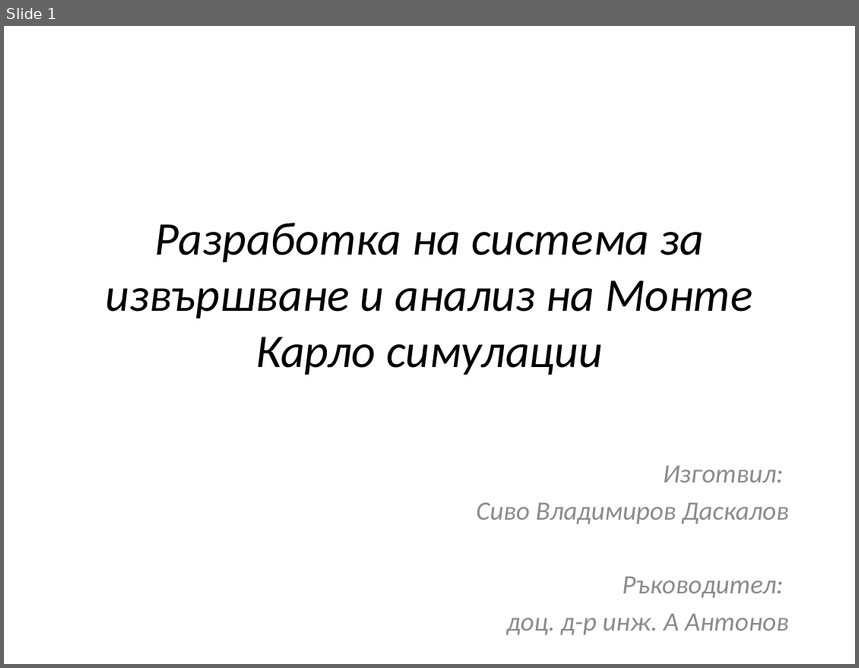
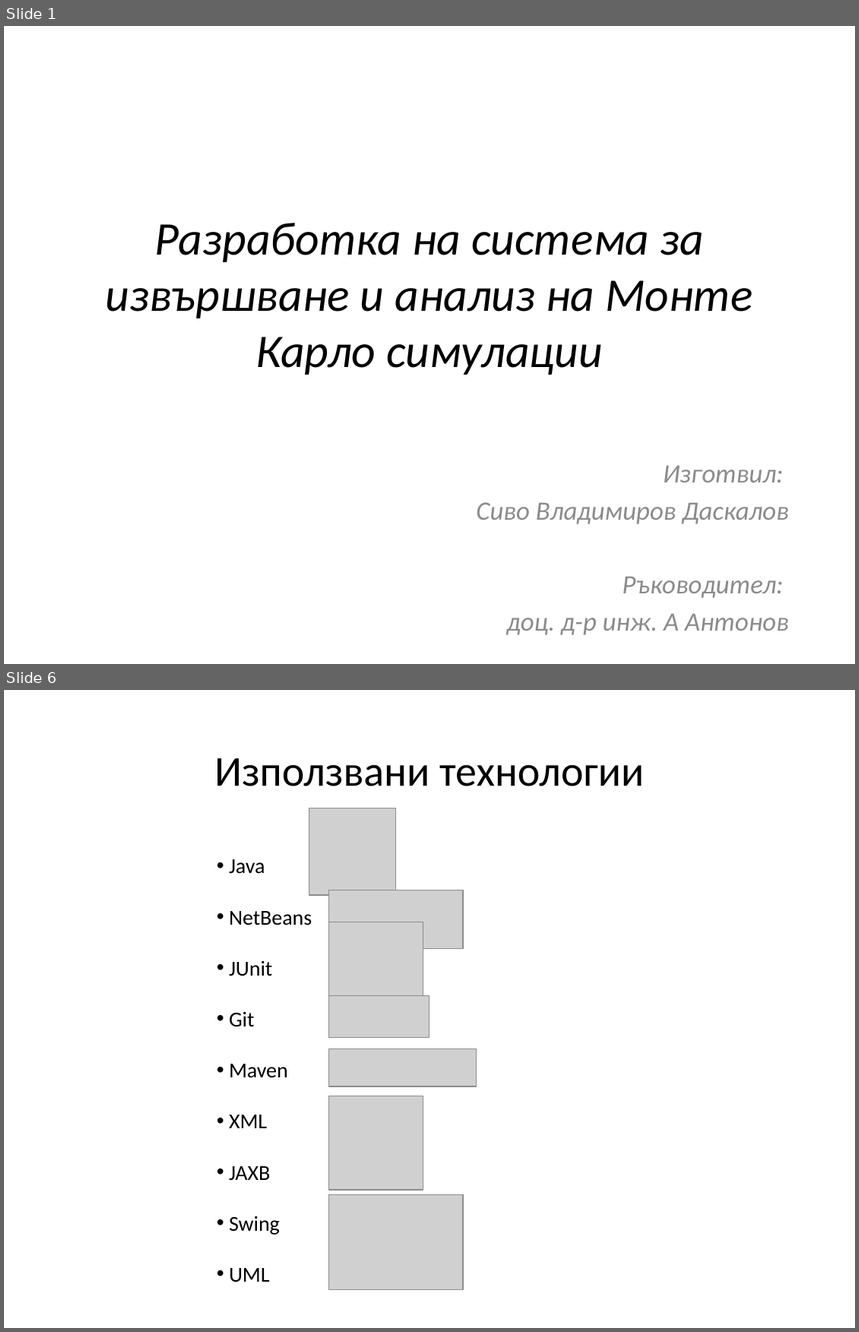
Before and after one commit to SivoDaskalov/Monte-Carlo-Debugger, a slide deck: documentation/src/main/resources/Monte Carlo Simulation Debugger.pptx. Shown one above the other, each under a label of ours: slide 1 before the commit, slides 1 and 6 after it; the slides between them are not shown. The pictures are 859x668 and 859x1332 pixels, drawn with LibreOffice and Linux fonts; fonts in the diff are those of the drawing; grey boxes stand for pictures. Boxes give left, top, right and bottom in pixels: in the first picture for what was removed or moved away, otherwise in the second. Text is boxed around its words. In the diff, an @@ line names an element or a change of style, - is before the commit and + after.

```diff
--- a/documentation/src/main/resources/Monte Carlo Simulation Debugger.pptx
+++ b/documentation/src/main/resources/Monte Carlo Simulation Debugger.pptx
@@ slide 6 added at <box>4,690,855,1328</box>, background #FFFFFF @@
@@ title added at <box>215,758,644,787</box>, 36 pt, text #000000 @@
+Използвани технологии
@@ picture added at <box>309,809,395,895</box> @@
@@ text added at <box>229,859,312,1283</box>, 18 pt, text #000000 @@
+• Java
+• NetBeans
+• JUnit
+• Git
+• Maven
+• XML
+• JAXB
+• Swing
+• UML
@@ picture added at <box>329,891,463,950</box> @@
@@ picture added at <box>329,923,423,1016</box> @@
@@ picture added at <box>329,996,430,1037</box> @@
@@ picture added at <box>329,1049,477,1087</box> @@
@@ picture added at <box>329,1096,423,1189</box> @@
@@ picture added at <box>329,1195,463,1290</box> @@
```
Also in this commit, not shown: 2 slides changed, 5 other slides added, 10 other files.
